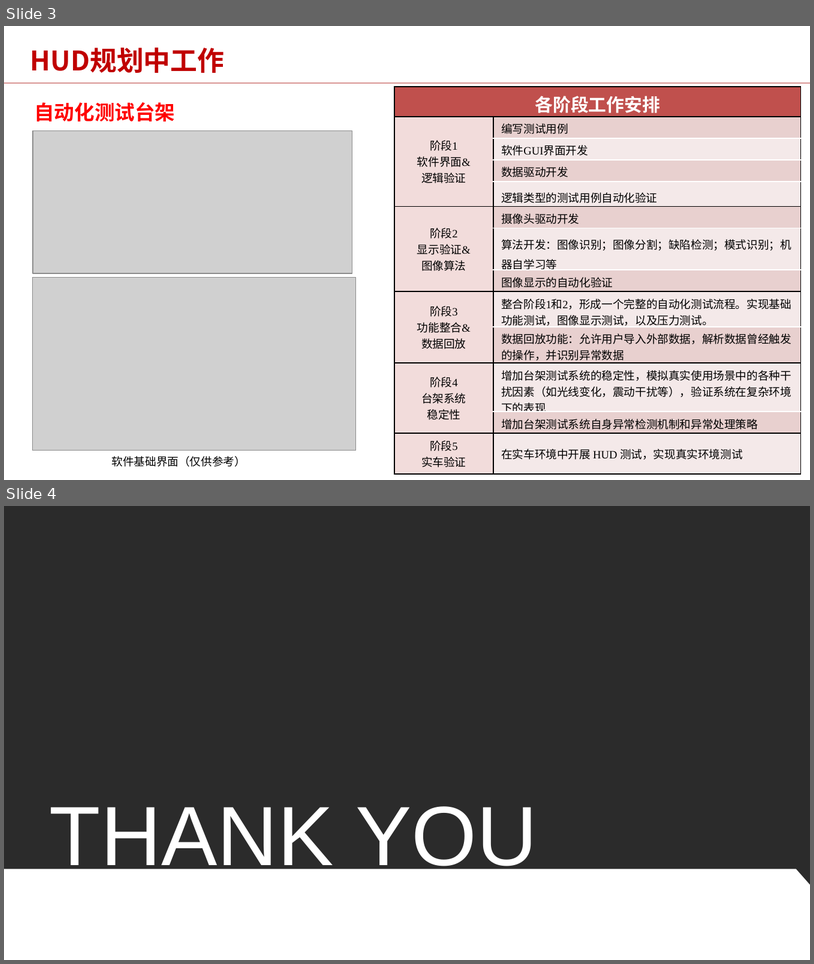
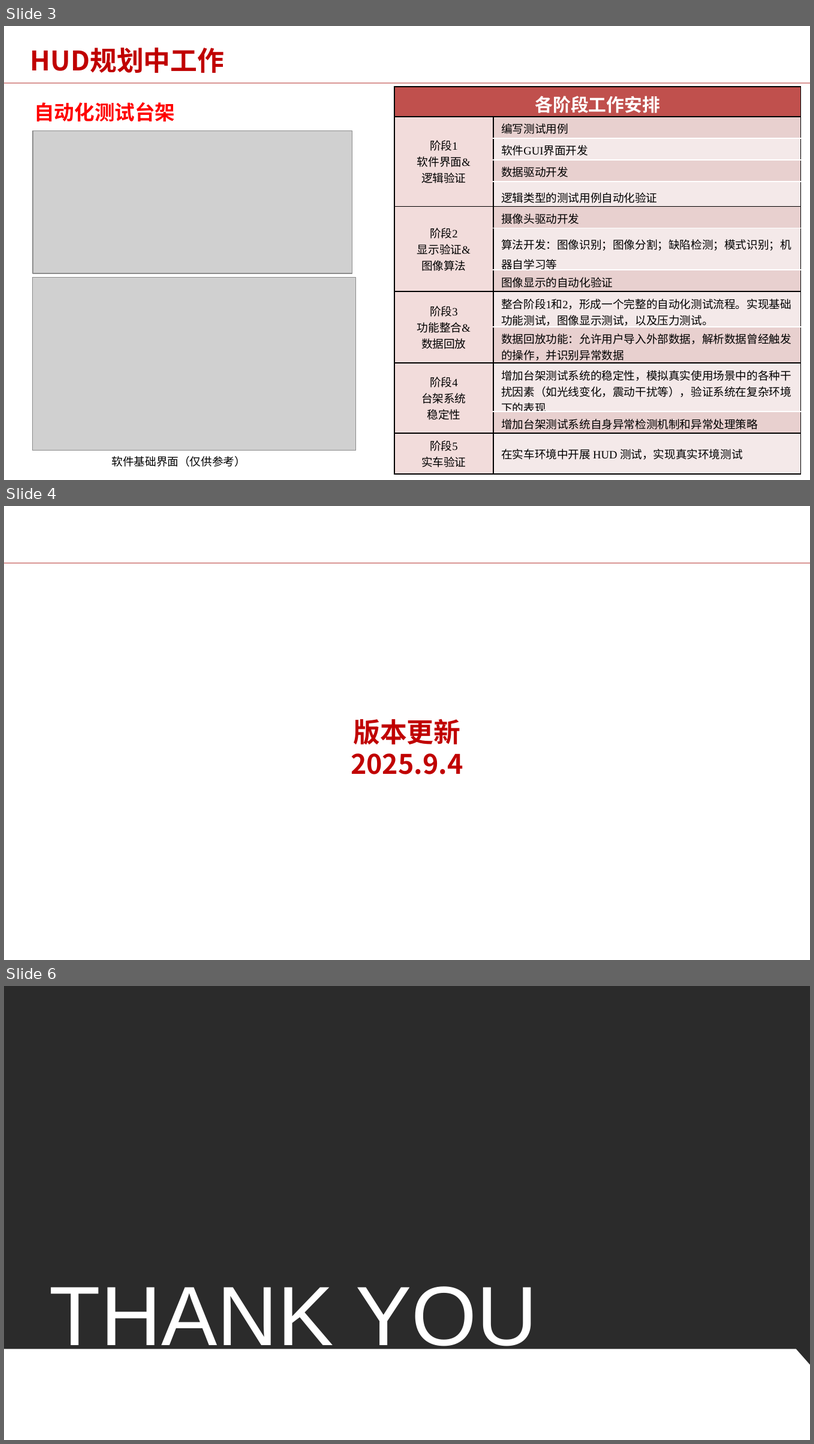
Before and after one commit to Couchy-wu/someip, a slide deck: 参考文档/HUD自动化测试台架规划_20250820.pptx. Shown one above the other, each under a label of ours: slides 3 and 4 before the commit, slides 3, 4 and 6 after it; the slides between them are not shown. The pictures are 814x964 and 814x1444 pixels, drawn with LibreOffice and Linux fonts; fonts in the diff are those of the drawing; grey boxes stand for pictures; background and template pictures are left out; a plain dark background stands for a picture behind light text. Boxes give left, top, right and bottom in pixels: in the first picture for what was removed or moved away, otherwise in the second. Text is boxed around its words. In the diff, an @@ line names an element or a change of style, - is before the commit and + after.

Commit message:
更新规划PPT

```diff
--- a/参考文档/HUD自动化测试台架规划_20250820.pptx
+++ b/参考文档/HUD自动化测试台架规划_20250820.pptx
@@ slide 4 added at (4,506,810,960), background #FFFFFF; not listed: 1 template element that a slide beside it also shows @@
@@ text added at (351,719,464,774), 24 pt, text #C00000, bold @@
+版本更新
+2025.9.4
@@ what was slide 4 is now slide 6 @@
```
Also in this commit, not shown: 1 other slide added.
